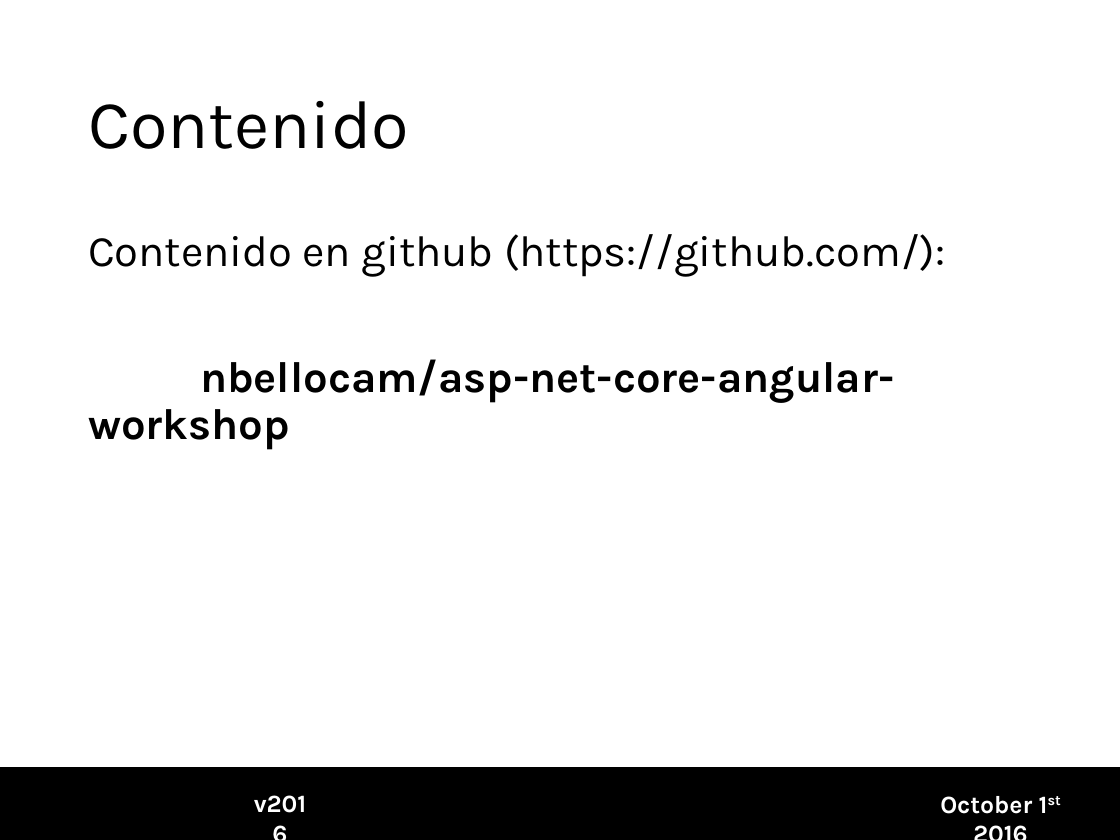
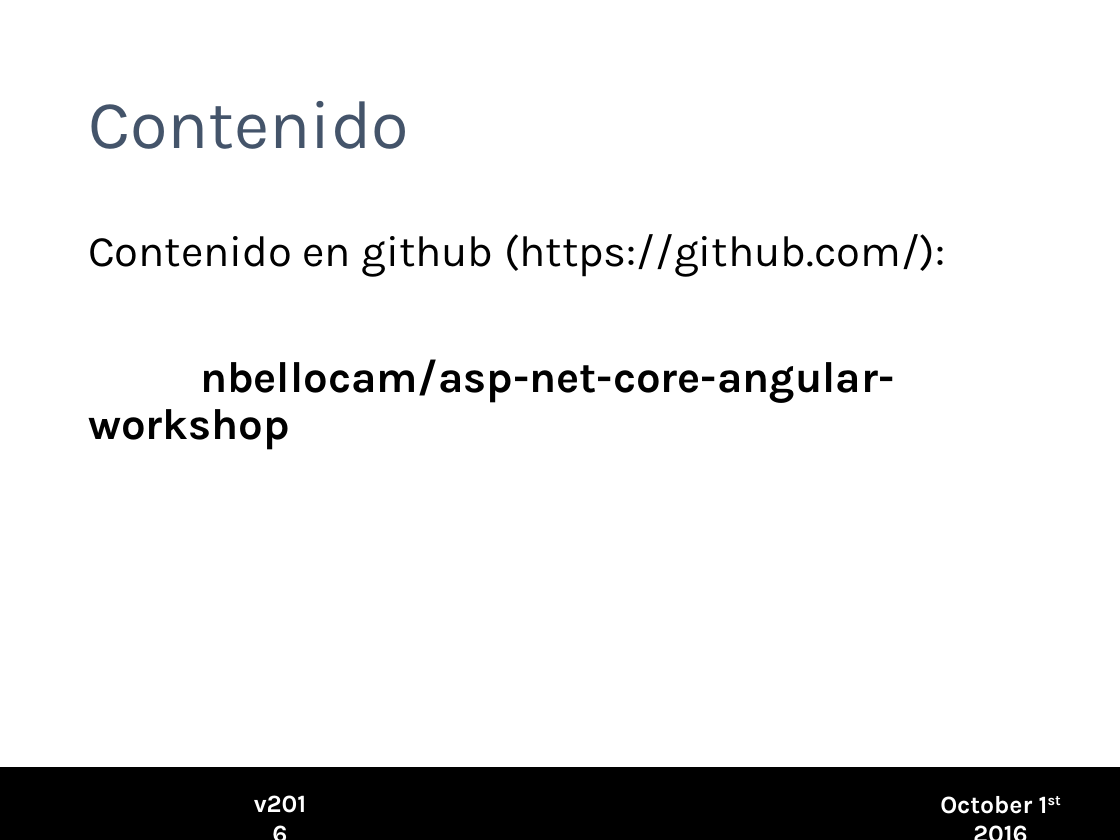
Before and after one commit to nbellocam/asp-net-core-angular-workshop, a slide deck: slide 4 of Slides.pptx. Drawn at 1120x840 pixels with LibreOffice and Linux fonts; fonts in the diff are those of the drawing; background and template pictures are left out. Boxes give left, top, right and bottom in pixels: in the first picture for what was removed or moved away, otherwise in the second. Text is boxed around its words. In the diff, an @@ line names an element or a change of style, - is before the commit and + after.

```diff
--- a/Slides.pptx
+++ b/Slides.pptx
@@ title "Contenido" at box(88, 101, 409, 149): text colour #000000 to #44546A @@
```
Also in this commit, not shown: 4 other slides changed.
